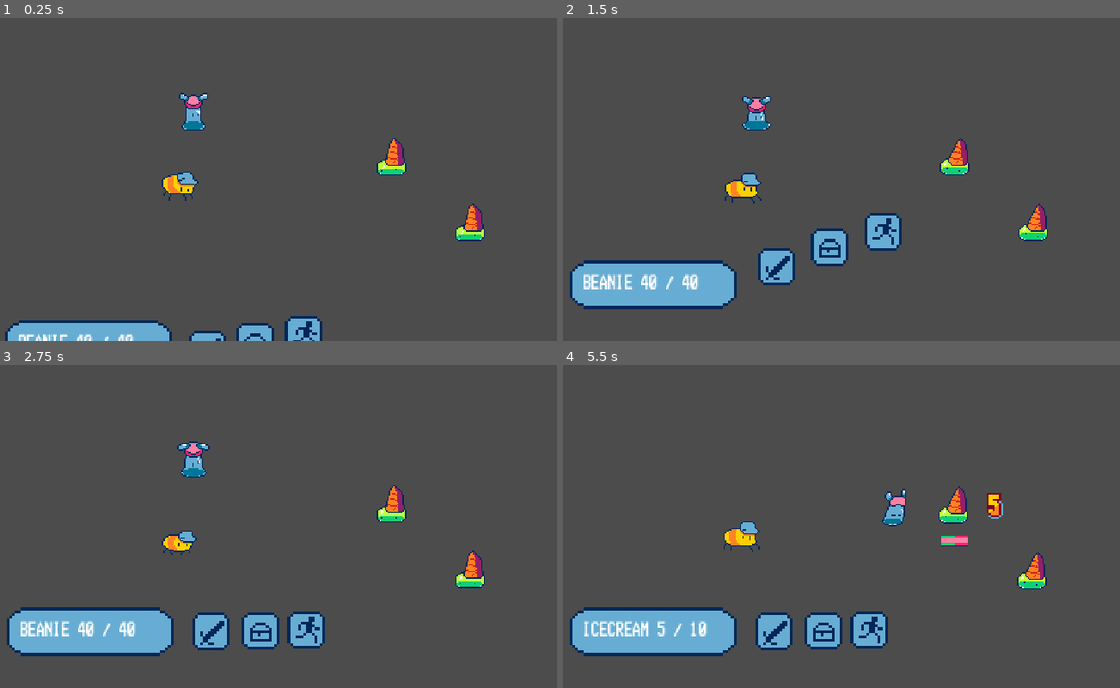
Above: before the commit, frames 1-4 (two rows, left to right).
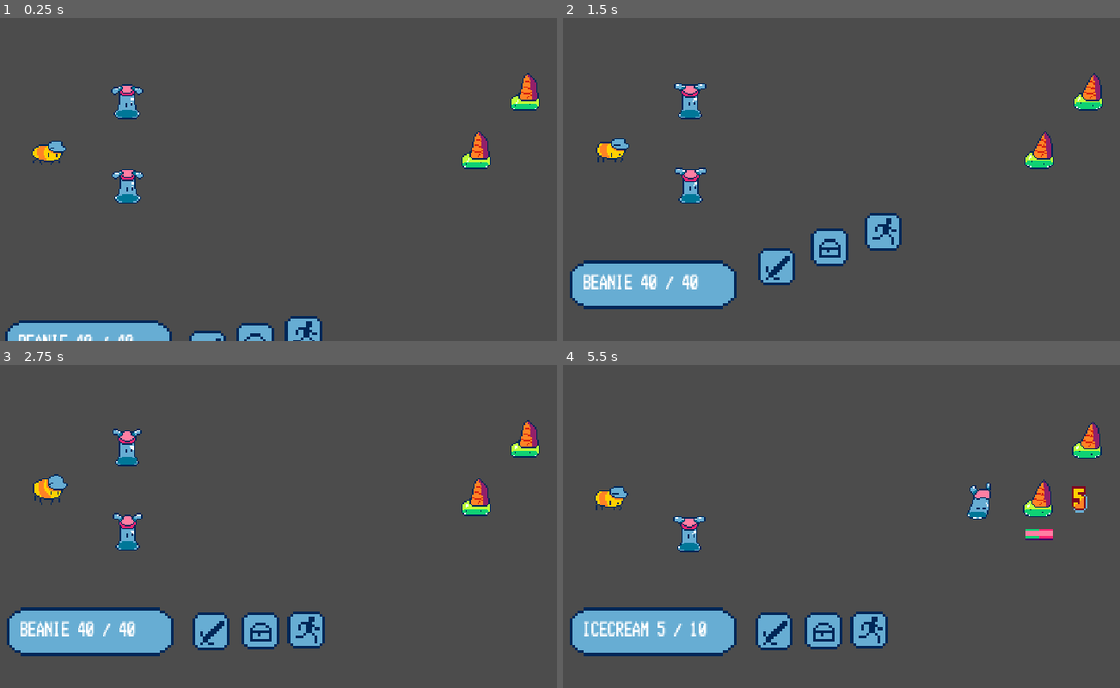
Above: after the commit, the same moments.

Repository: etherware-novice/slime-godot-game
Game: Godot game, scene res://Main.tscn
Two runs of this game, one before a commit and one after it. Both use one fixed random seed, a clock stepped at 60 frames per second and the inputs below.
Inputs:
- Up to frame 1 (0.25 s): no input
- Up to frame 2 (1.5 s): tap Enter (ui_accept) at 0.5, 0.77 s; hold Right (ui_right) 0.53-1.28 s; hold Left (ui_left) from 1.28 s (still down)
- Up to frame 3 (2.75 s): tap Enter (ui_accept) at 1.52 s; release Left (ui_left) at 2.03 s; hold Right (ui_right) from 2.03 s (still down)
- Up to frame 4 (5.5 s): tap Enter (ui_accept) at 3.02, 3.77, 4.52 s; release Right (ui_right) at 3.53 s; hold Left (ui_left) from 3.53 s (still down)

The runs differ from the first frame. In frame 1, 3.5% of the frame differs, in the area x 5-97%, y 17-70%; in frame 2, 3.5%; in frame 3, 3.5%; in frame 4, 4.1%.

Commit message:
senario spawns and party list the goddamn stupid the owner reparenting fiasco

Diff:
--- a/Main.gd
+++ b/Main.gd
@@ -6,9 +6,34 @@
 var turnorder = []
 
 
+var battle_id_lookup
+
 # Called when the node enters the scene tree for the first time.
 func _ready():
 	$BattleCam.make_current()
+	battle_id_lookup = load("res://battle_id.gd").new()
+	set_up_senario([0, 0, 1], 0)
+
+
+func set_up_senario(party, enemy_id):
+	var loc=1
+	for x in party:
+		var character = load(battle_id_lookup.get_char_id(x))
+		character = character.instance()
+		character.position = get_node("party" + str(loc)).position
+		add_child(character)
+		character.set_owner(self)
+		loc += 1
+
+	loc = 1
+	for x in battle_id_lookup.get_enemy_layout(enemy_id):
+		var character = load(battle_id_lookup.get_char_id(x))
+		character = character.instance()
+		character.position = get_node("enemy" + str(loc)).position
+		add_child(character)
+		character.set_owner(self)
+		loc += 1
+
 	_regen_turn_order()
 	for x in turnorder:
 		x.connect("endturn", self, "_endturn")
--- a/Main.tscn
+++ b/Main.tscn
@@ -1,27 +1,15 @@
-[gd_scene load_steps=7 format=2]
+[gd_scene load_steps=4 format=2]
 
-[ext_resource path="res://beanie.tscn" type="PackedScene" id=1]
 [ext_resource path="res://Main.gd" type="Script" id=2]
-[ext_resource path="res://icecream.tscn" type="PackedScene" id=3]
 [ext_resource path="res://HUD.tscn" type="PackedScene" id=4]
 [ext_resource path="res://BattleCam.gd" type="Script" id=5]
-[ext_resource path="res://tbee.tscn" type="PackedScene" id=6]
 
 [node name="Main" type="Node2D"]
 script = ExtResource( 2 )
 
-[node name="beanie" parent="." instance=ExtResource( 1 )]
-position = Vector2( 131, 103 )
-
-[node name="icecream" parent="." instance=ExtResource( 3 )]
-position = Vector2( 426, 172 )
-
-[node name="icecream2" parent="." instance=ExtResource( 3 )]
-position = Vector2( 543, 270 )
-
 [node name="BattleCam" type="Camera2D" parent="."]
 unique_name_in_owner = true
-position = Vector2( 319, 145 )
+position = Vector2( 388, 209 )
 script = ExtResource( 5 )
 
 [node name="shake" type="Timer" parent="BattleCam"]
@@ -30,12 +18,23 @@
 [node name="HUD" parent="." instance=ExtResource( 4 )]
 unique_name_in_owner = true
 
-[node name="tbee" parent="." instance=ExtResource( 6 )]
-position = Vector2( 110, 216 )
+[node name="party1" type="Position2D" parent="."]
+position = Vector2( 101, 150 )
 
-[connection signal="attack" from="icecream" to="beanie" method="_on_icecream_attack"]
-[connection signal="endturn" from="icecream" to="." method="_on_icecream_endturn"]
-[connection signal="hp_update" from="icecream" to="HUD" method="_on_icecream_hp_update"]
-[connection signal="attack" from="icecream2" to="beanie" method="_on_icecream_attack"]
-[connection signal="endturn" from="icecream2" to="." method="_on_icecream_endturn"]
-[connection signal="hp_update" from="icecream2" to="HUD" method="_on_icecream_hp_update"]
+[node name="party2" type="Position2D" parent="."]
+position = Vector2( 102, 276 )
+
+[node name="party3" type="Position2D" parent="."]
+position = Vector2( -15, 216 )
+
+[node name="enemy1" type="Position2D" parent="."]
+position = Vector2( 621, 226 )
+
+[node name="enemy2" type="Position2D" parent="."]
+position = Vector2( 694, 139 )
+
+[node name="enemy3" type="Position2D" parent="."]
+position = Vector2( 800, 187 )
+
+[node name="enemy4" type="Position2D" parent="."]
+position = Vector2( 737, 285 )
--- /dev/null
+++ b/battle_id.gd
@@ -0,0 +1,17 @@
+func get_char_id(id):
+	var lookup = [
+		"res://beanie.tscn",	# 0
+		"res://tbee.tscn",		# 1
+		"res://icecream.tscn"	# 2
+	]
+	if id > lookup.size() - 1:
+		return
+	return lookup[id]
+
+func get_enemy_layout(id):
+	var lookup = [
+		[2, 2]	# 0
+	]
+	if id > lookup.size() - 1:
+		return
+	return lookup[id]
--- a/beanie.tscn
+++ b/beanie.tscn
@@ -121,7 +121,7 @@
 scale = Vector2( 2, 2 )
 frames = SubResource( 16 )
 animation = "idle"
-frame = 4
+frame = 2
 playing = true
 
 [node name="CollisionShape2D" type="CollisionShape2D" parent="."]
--- a/character.gd
+++ b/character.gd
@@ -25,7 +25,7 @@
 
 func pre_turn():
 	print("preturn")
-	$"%HUD".update_player_hp(health_display_format())
+	get_node("%HUD").update_player_hp(health_display_format())
 	if active:
 		do_attack()
 
@@ -52,7 +52,7 @@
 
 
 func display_hp_bar(delay = null):
-	return $"%HUD".calculate_hp_bar(hp, maxhp, get_global_transform_with_canvas().get_origin(), delay)
+	return get_node("%HUD").calculate_hp_bar(hp, maxhp, get_global_transform_with_canvas().get_origin(), delay)
 
 
 func on_death():
--- a/player.gd
+++ b/player.gd
@@ -6,4 +6,4 @@
 	._ready()
 
 func do_attack():
-	$"%HUD".start_user_ui(self)
+	get_node("%HUD").start_user_ui(self)
--- a/tbee.tscn
+++ b/tbee.tscn
@@ -115,6 +115,7 @@
 scale = Vector2( 2, 2 )
 frames = SubResource( 11 )
 animation = "idle"
+frame = 2
 playing = true
 
 [node name="CollisionShape2D" type="CollisionShape2D" parent="."]
